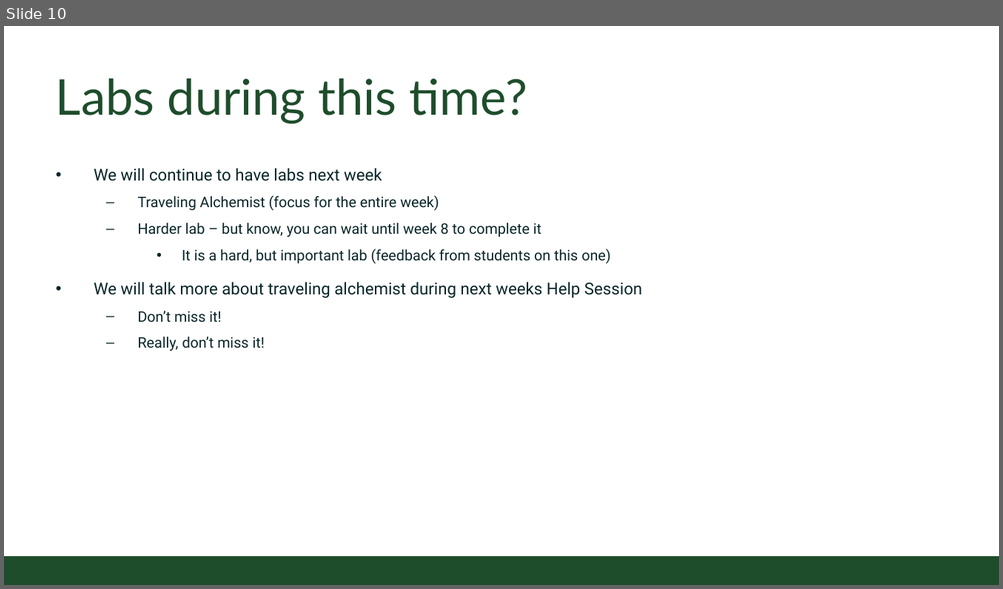
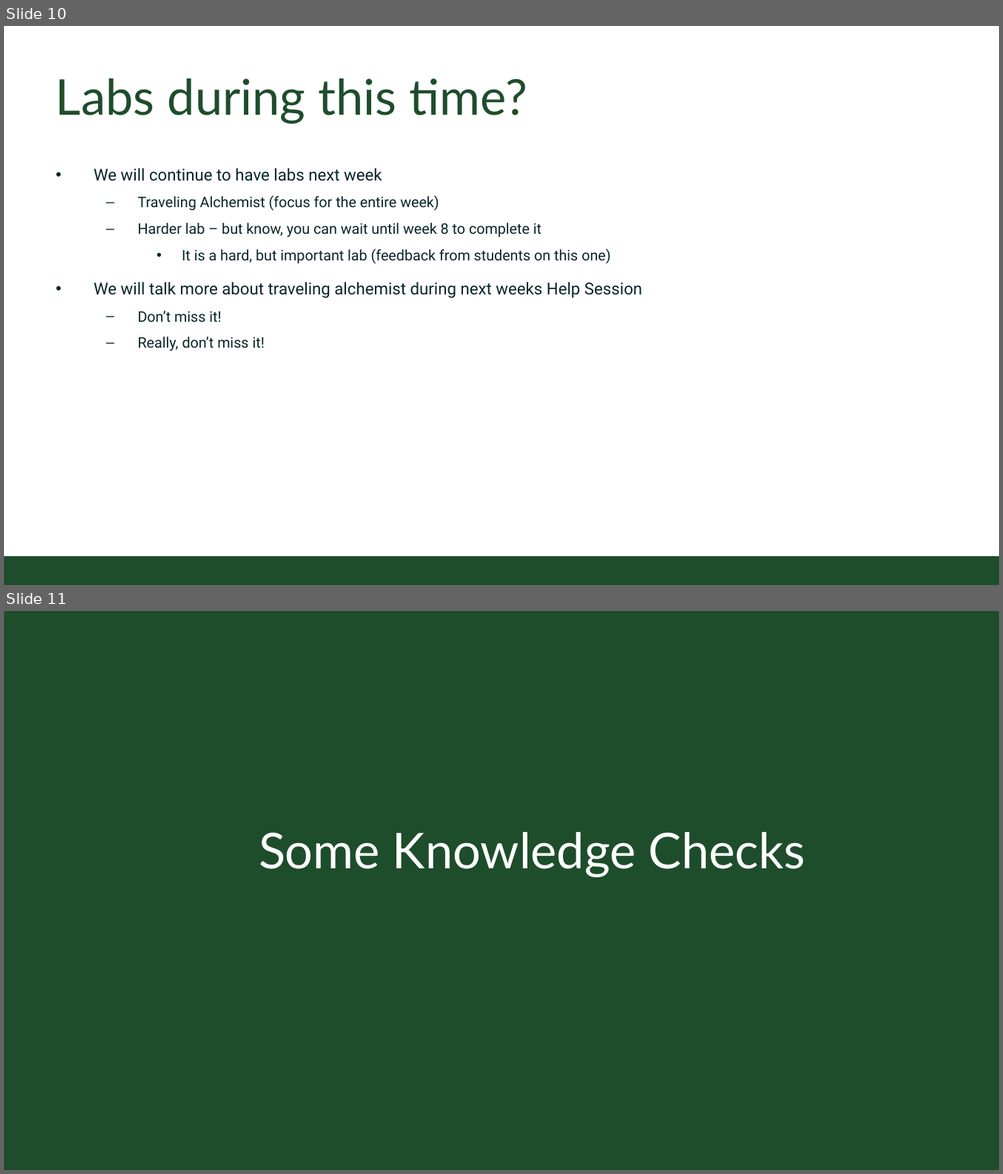
Before and after one commit to CSU-CS150/handouts, a slide deck: helpsessions/week6/week6_ID_paper.pptx. Shown one above the other, each under a label of ours: slide 10 before the commit, slides 10 and 11 after it. The pictures are 1003x589 and 1003x1174 pixels, drawn with LibreOffice and Linux fonts; fonts in the diff are those of the drawing; background and template pictures are left out. Boxes give left, top, right and bottom in pixels: in the first picture for what was removed or moved away, otherwise in the second. Text is boxed around its words. In the diff, an @@ line names an element or a change of style, - is before the commit and + after.

```diff
--- a/helpsessions/week6/week6_ID_paper.pptx
+++ b/helpsessions/week6/week6_ID_paper.pptx
@@ slide 11 added at [4, 611, 999, 1170], background #1E4D2B @@
@@ title added at [259, 832, 805, 877], 54 pt, text #FFFFFF @@
+Some Knowledge Checks
```
Also in this commit, not shown: 2 other slides added.
